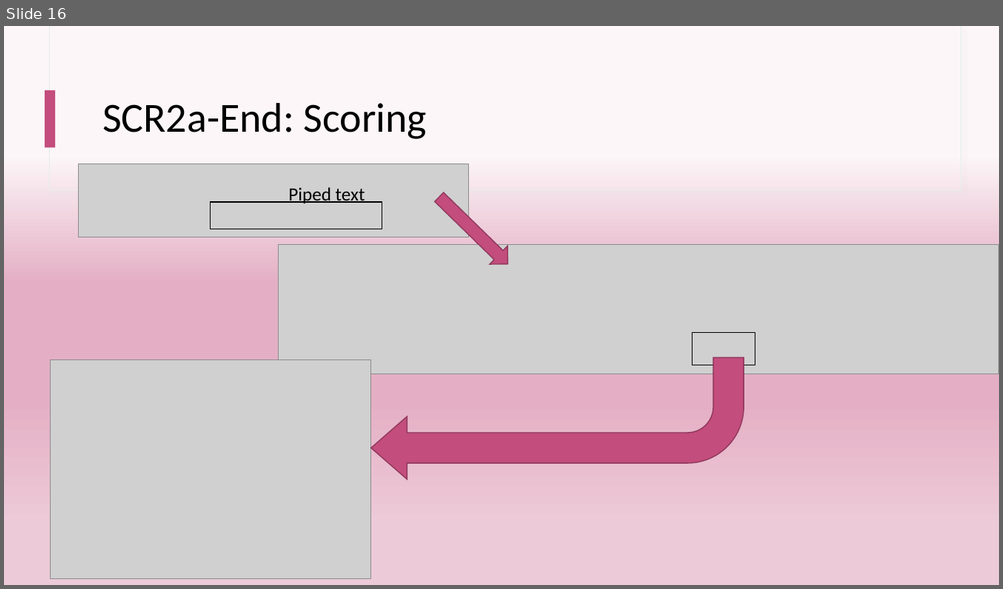
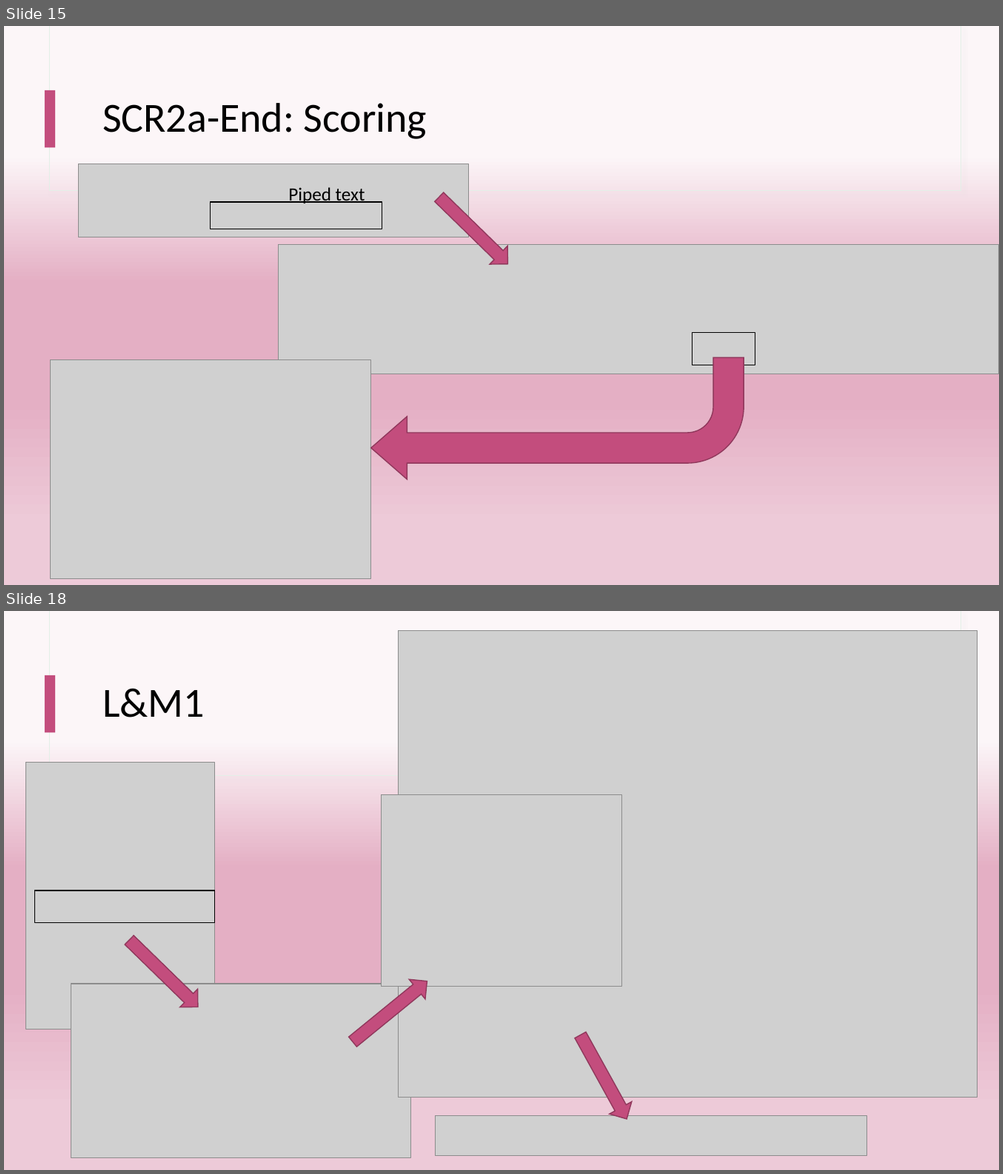
Before and after one commit to kayaulai/qualtrics-experiment-tutorial, a slide deck: slides.pptx. Shown one above the other, each under a label of ours: slide 16 before the commit, slides 15 and 18 after it; the slides between them are not shown. The pictures are 1003x589 and 1003x1174 pixels, drawn with LibreOffice and Linux fonts; fonts in the diff are those of the drawing; grey boxes stand for pictures. Boxes give left, top, right and bottom in pixels: in the first picture for what was removed or moved away, otherwise in the second. Text is boxed around its words. In the diff, an @@ line names an element or a change of style, - is before the commit and + after.

```diff
--- a/slides.pptx
+++ b/slides.pptx
@@ slide 18 added at box(4, 611, 999, 1170), background gradient #FCF6F8 to #E4AFC4 to #EDCAD8; not listed: 3 template elements that a slide beside it also shows @@
@@ picture added at box(398, 630, 977, 1097) @@
@@ title added at box(102, 688, 205, 718), 40 pt, text #000000 @@
+L&M1
@@ picture added at box(25, 763, 214, 1030) @@
@@ picture added at box(381, 795, 622, 986) @@
@@ rectangle added at box(34, 891, 214, 923), outline #000000 0.75 pt @@
@@ right arrow added at box(121, 931, 208, 1017), fill #C34D7D, outline #90395C 1 pt @@
@@ picture added at box(71, 984, 410, 1158) @@
@@ right arrow added at box(345, 971, 435, 1052), fill #C34D7D, outline #90395C 1 pt @@
@@ right arrow added at box(569, 1029, 638, 1125), fill #C34D7D, outline #90395C 1 pt @@
@@ picture added at box(435, 1116, 867, 1156) @@
@@ what was slide 16 is now slide 15 @@
```
Also in this commit, not shown: 12 other slides added, 1 slide removed.
